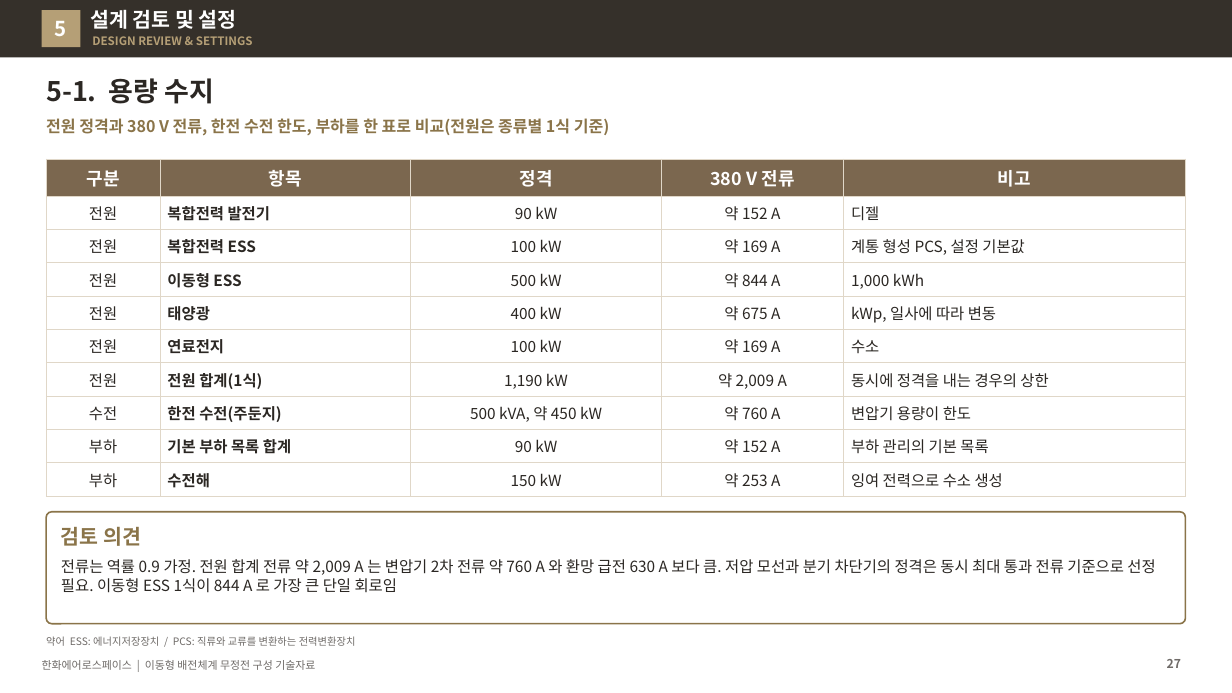
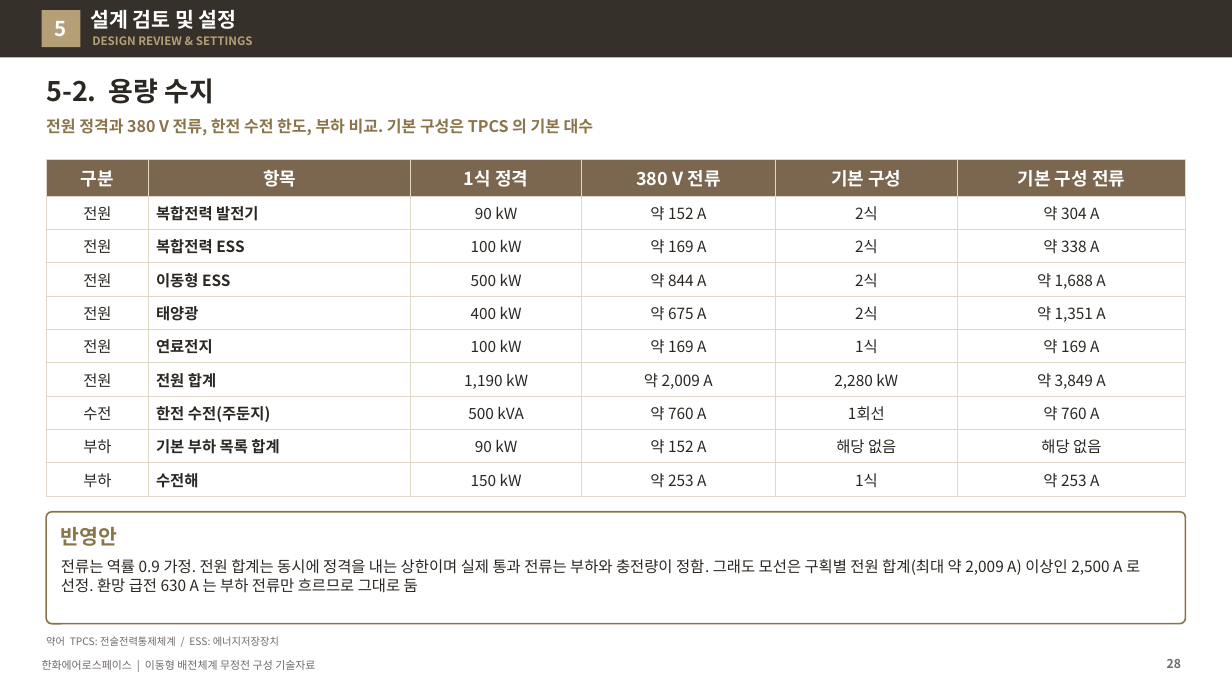
Before and after one commit to byunjd112-hue/headroom, a slide deck: slide 28 of mobile_ems/docs/out/IFPS_이동형배전체계_무정전구성_기술자료_Rev72.pptx (slide 27 before the commit). Drawn at 1232x693 pixels with LibreOffice and Linux fonts; fonts in the diff are those of the drawing. Boxes give left, top, right and bottom in pixels: in the first picture for what was removed or moved away, otherwise in the second. Text is boxed around its words. In the diff, an @@ line names an element or a change of style, - is before the commit and + after.

```diff
--- a/mobile_ems/docs/out/IFPS_이동형배전체계_무정전구성_기술자료_Rev72.pptx
+++ b/mobile_ems/docs/out/IFPS_이동형배전체계_무정전구성_기술자료_Rev72.pptx
@@ title at [46, 78, 215, 104]: text changed @@
-5-1. 용량 수지
+5-2. 용량 수지
@@ text at [46, 118, 593, 135]: text changed @@
-전원 정격과 380 V 전류, 한전 수전 한도, 부하를 한 표로 비교(전원은 종류별 1식 기준)
+전원 정격과 380 V 전류, 한전 수전 한도, 부하 비교. 기본 구성은 TPCS 의 기본 대수
@@ table at [46, 159, 1187, 492] @@
-column 2, row 7: 전원 합계(1식)
+column 2, row 7: 전원 합계
-column 3, row 1: 정격
+column 3, row 1: 1식 정격
-column 3, row 8: 500 kVA, 약 450 kW
+column 3, row 8: 500 kVA
-column 5: 비고 | 디젤 | 계통 형성 PCS, 설정 기본값 | 1,000 kWh | kWp, 일사에 따라 변동 | 수소 | 동시에 정격을 내는 경우의 상한 | 변압기 용량이 한도 | 부하 관리의 기본 목록 | 잉여 전력으로 수소 생성
+column 5: 기본 구성 | 2식 | 2식 | 2식 | 2식 | 1식 | 2,280 kW | 1회선 | 해당 없음 | 1식
+column 6: 기본 구성 전류 | 약 304 A | 약 338 A | 약 1,688 A | 약 1,351 A | 약 169 A | 약 3,849 A | 약 760 A | 해당 없음 | 약 253 A
@@ text at [61, 527, 118, 546]: text changed @@
-검토 의견
+반영안
@@ text at [61, 559, 1140, 593]: text changed @@
-전류는 역률 0.9 가정. 전원 합계 전류 약 2,009 A 는 변압기 2차 전류 약 760 A 와 환망 급전 630 A 보다 큼. 저압 모선과 분기 차단기의 정격은 동시 최대 통과 전류 기준으로 선정 필요. 이동형 ESS 1식이 844 A 로 가장 큰 단일 회로임
+전류는 역률 0.9 가정. 전원 합계는 동시에 정격을 내는 상한이며 실제 통과 전류는 부하와 충전량이 정함. 그래도 모선은 구획별 전원 합계(최대 약 2,009 A) 이상인 2,500 A 로 선정. 환망 급전 630 A 는 부하 전류만 흐르므로 그대로 둠
@@ text at [46, 636, 279, 646]: text changed @@
-약어 ESS: 에너지저장장치 / PCS: 직류와 교류를 변환하는 전력변환장치
+약어 TPCS: 전술전력통제체계 / ESS: 에너지저장장치
@@ page number at [1167, 659, 1181, 668]: text changed @@
-27
+28
```
Also in this commit, not shown: 14 other slides changed, 1 slide added, 4 other files.
